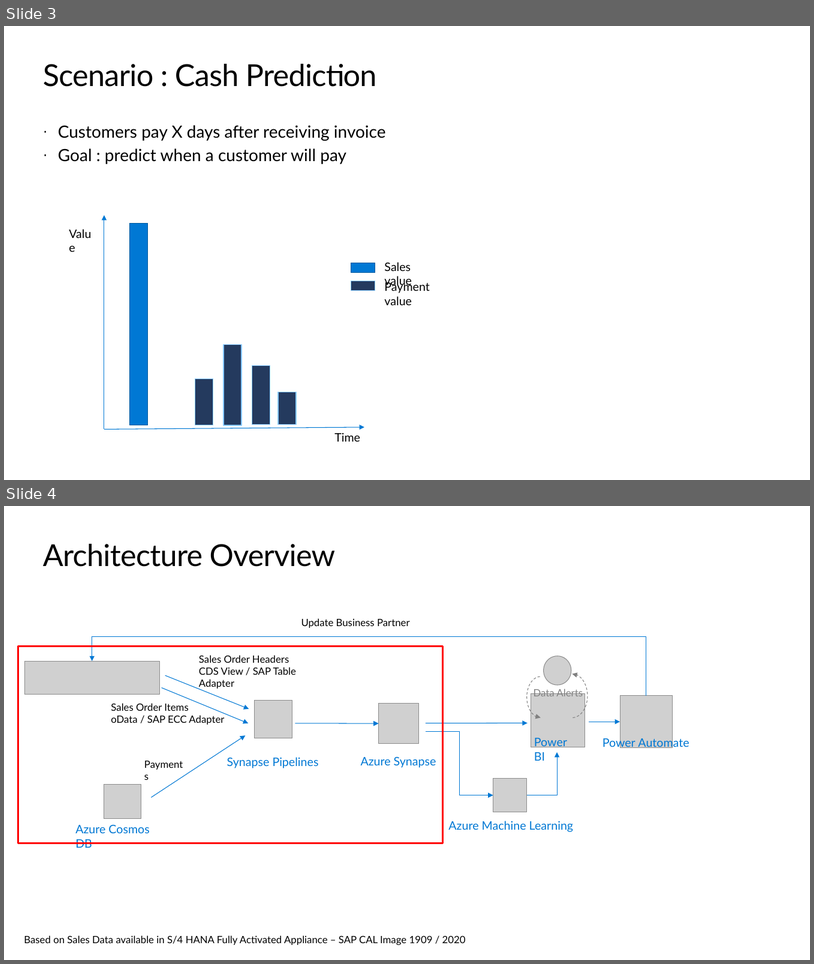
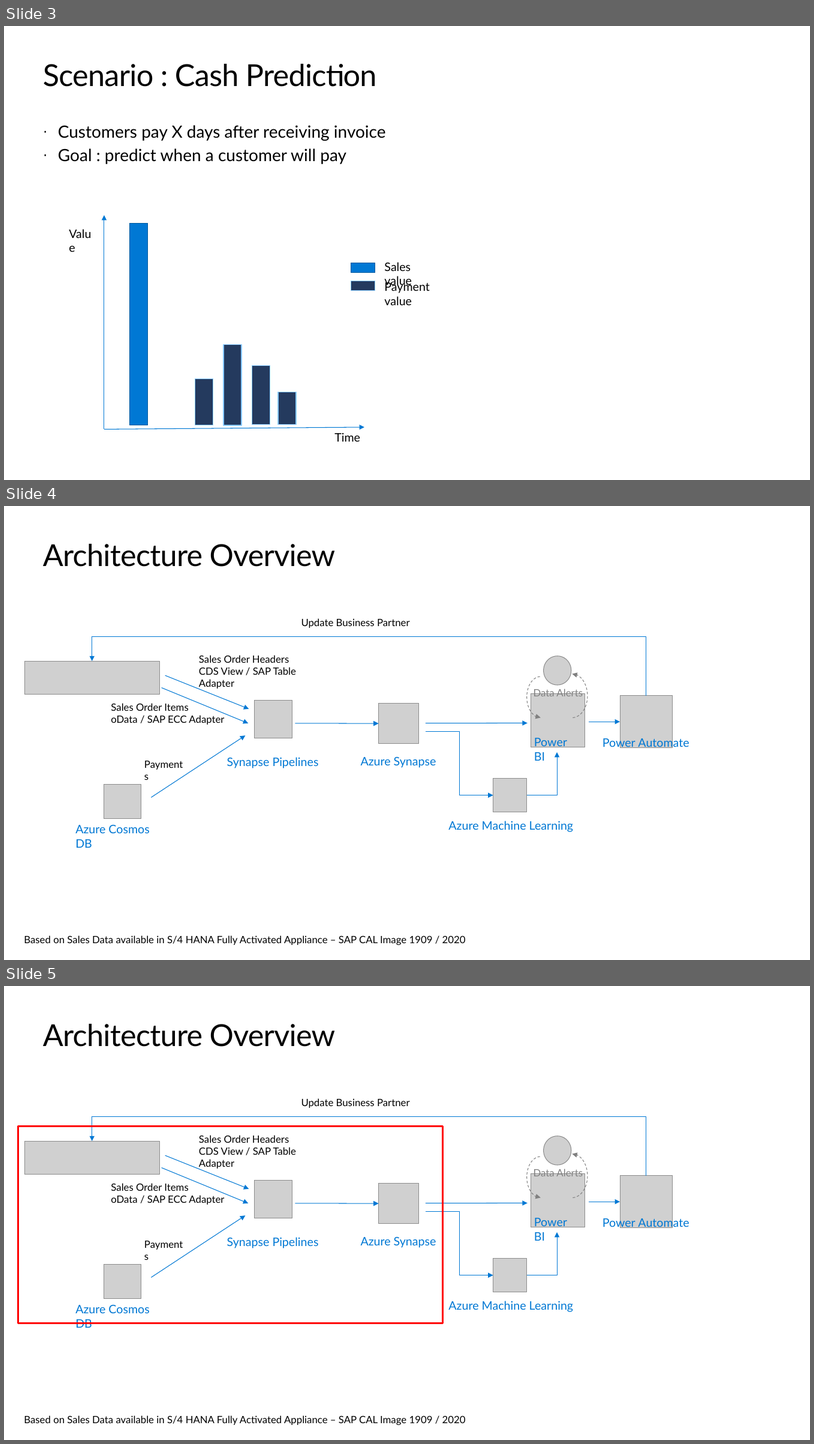
Before and after one commit to thzandvl/microhack-sap-data, a slide deck: SAP-Data-MicroHack.pptx. Shown one above the other, each under a label of ours: slides 3 and 4 before the commit, slides 3, 4 and 5 after it. The pictures are 814x964 and 814x1444 pixels, drawn with LibreOffice and Linux fonts; fonts in the diff are those of the drawing; grey boxes stand for pictures; background and template pictures are left out. Boxes give left, top, right and bottom in pixels: in the first picture for what was removed or moved away, otherwise in the second. Text is boxed around its words. In the diff, an @@ line names an element or a change of style, - is before the commit and + after.

Commit message:
overview img dark version

```diff
--- a/SAP-Data-MicroHack.pptx
+++ b/SAP-Data-MicroHack.pptx
@@ slide 4 added at (4, 506, 810, 960), background #FFFFFF @@
@@ title added at (43, 544, 336, 567), 36 pt, text #000000 @@
+Architecture Overview
@@ text added at (302, 618, 410, 628), 12 pt, text #000000 @@
+Update Business Partner
@@ elbow arrow added from (647, 696) to (92, 661), #0078D4 0.75 pt @@
@@ picture added at (24, 661, 160, 694) @@
@@ text added at (199, 655, 297, 689), 12 pt, text #000000 @@
+Sales Order Headers
+CDS View / SAP Table Adapter
@@ picture added at (544, 656, 572, 685) @@
@@ arrow added from (165, 675) to (249, 709), #0078D4 0.75 pt @@
@@ arc (boxed as its full ellipse) added at (527, 676, 555, 718), outline #808080 0.75 pt dashed @@
@@ arc (boxed as its full ellipse) added at (557, 674, 588, 717), outline #808080 0.75 pt dashed @@
@@ text added at (111, 703, 224, 724), 12 pt, text #000000 @@
+Sales Order Items
+oData / SAP ECC Adapter
@@ arrow added from (162, 687) to (248, 723), #0078D4 0.75 pt @@
@@ picture added at (254, 700, 293, 738) @@
@@ picture added at (379, 703, 420, 744) @@
@@ picture added at (531, 694, 585, 747) @@
@@ text added at (534, 688, 583, 696), 12 pt, text #808080 @@
+Data Alerts
@@ picture added at (620, 696, 672, 747) @@
@@ arrow added from (590, 721) to (620, 721), #0078D4 0.75 pt @@
@@ arrow added from (151, 797) to (245, 735), #0078D4 0.75 pt @@
@@ arrow added from (296, 723) to (379, 723), #0078D4 0.75 pt @@
@@ elbow arrow added from (426, 731) to (494, 795), #0078D4 0.75 pt @@
@@ arrow added from (426, 723) to (528, 723), #0078D4 0.75 pt @@
@@ text added at (534, 738, 567, 760), 14 pt, text #0078D4 @@
+Power BI
@@ text added at (603, 736, 689, 750), 14 pt, text #0078D4 @@
+Power Automate
@@ text added at (138, 754, 191, 773), 12 pt, text #000000 @@
+Payments
@@ text added at (227, 757, 319, 768), 14 pt, text #0078D4 @@
+Synapse Pipelines
@@ text added at (361, 756, 437, 768), 14 pt, text #0078D4 @@
+Azure Synapse
@@ elbow arrow added from (527, 795) to (558, 752), #0078D4 0.75 pt @@
@@ picture added at (104, 784, 141, 818) @@
@@ picture added at (494, 778, 527, 811) @@
@@ text added at (75, 824, 149, 847), 14 pt, text #0078D4 @@
+Azure Cosmos DB
@@ text added at (449, 820, 573, 832), 14 pt, text #0078D4 @@
+Azure Machine Learning
@@ text added at (24, 935, 466, 945), 12 pt, text #000000 @@
+Based on Sales Data available in S/4 HANA Fully Activated Appliance – SAP CAL Image 1909 / 2020
@@ what was slide 4 is now slide 5 @@
```
Also in this commit, not shown: 1 slide changed, 1 other file.
